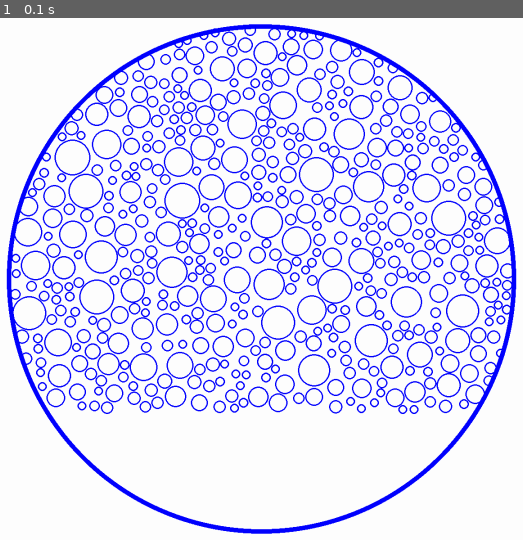
Above: before the commit, frame 1.
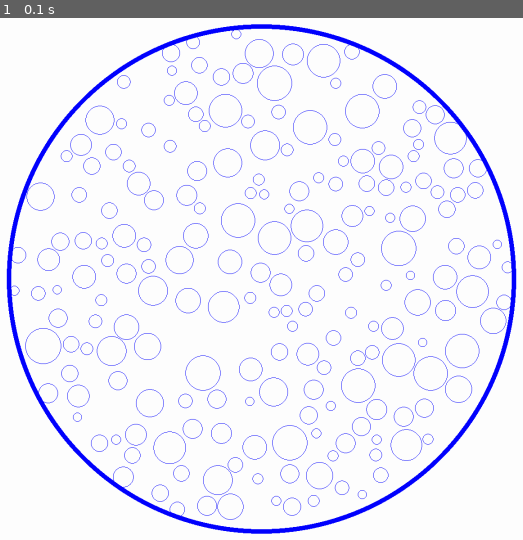
Above: after the commit, the same moment.

Repository: Archanciel/Learning_Pygame
Game: pygame game, started from bouncing_ball_imperfect_collide/pygame_for_physics.py
Two runs of this game, one before a commit and one after it. Both use one fixed random seed, a clock stepped at 60 frames per second and the inputs below.
Inputs:
- Up to frame 1 (0.1 s): no input

The runs differ from the first frame. In frame 1, 20% of the frame differs, in the area x 2-98%, y 1-97%.

Commit message:
bug fix due tobd use of screen.get_size

Diff:
--- a/bouncing_ball_imperfect_collide/particle.py
+++ b/bouncing_ball_imperfect_collide/particle.py
@@ -1,4 +1,5 @@
 import pygame
+import os
 
 class Particle:
     def __init__(self, screen, x, y, radius):
@@ -7,7 +8,10 @@
         self.y = y
         self.radius = radius
         self.colour = (0, 0, 255)
-        self.thickness = 3
+        self.thickness = 1
 
     def display(self):
-        pygame.draw.circle(self.screen, self.colour, (self.x, self.y), self.radius, self.thickness)
+        if os.name == 'posix':
+            pygame.draw.circle(self.screen, self.colour, (self.x, self.y), self.radius, self.thickness)
+        else:
+            pygame.draw.circle(self.screen, self.colour, (round(self.x), round(self.y)), self.radius, self.thickness)
--- a/bouncing_ball_imperfect_collide/pygame_for_physics.py
+++ b/bouncing_ball_imperfect_collide/pygame_for_physics.py
@@ -1,24 +1,22 @@
 import pygame
 import math
 import random
+import os
 from particle import Particle
 
-PN = 500
-DIST_MIN = 0
+PN = 200
+DIST_MIN = 1
 
 def randomParticleParm():
 	radius = random.randint(10,40)
-	pos_x = random.randint(radius, w - radius)
-	pos_y = random.randint(radius, h - radius)
+	pos_x = random.randint(radius, w)
+	pos_y = random.randint(radius, h)
 
 	return (radius, pos_x, pos_y)
 
 
 def outsideCircle(circleX, circleY, radius, x, y):
-	if y < circleY:
-		return math.hypot(circleX - x, circleY - y) > circleR - radius - DIST_MIN
-	else:
-		return math.hypot(circleX - x, y - circleY) > circleR - radius - DIST_MIN
+	return math.hypot(circleX - x, circleY - y) > circleR - radius - DIST_MIN
 
 def overlap(my_particles, radius, x, y):
 	# Returns True if a new particle with values radius, x, y would
@@ -30,15 +28,34 @@
 	return False
 
 background_colour = (255,255,255)
-(width, height) = (1300, 2000)
-screen = pygame.display.set_mode((width, height), pygame.FULLSCREEN)
+if os.name == 'posix':
+	(width, height) = (1300, 2000)
+else:
+	(width, height) = (800, 1000)
+
+if os.name == 'posix':
+	screen = pygame.display.set_mode((width, height), pygame.FULLSCREEN)
+else:
+	os.environ['SDL_VIDEO_WINDOW_POS'] = '100,15'
+	screen = pygame.display.set_mode((width, height))
+
 pygame.display.set_caption('Tutorial 1')
 screen.fill(background_colour)
-(h, w) = screen.get_size()
-circleX = h / 2
-circleY = w / 2
-circleR = (w / 3) - 100
-pygame.draw.circle(screen, (0, 0, 255), (circleX, circleY), circleR, 10)
+(w, h) = screen.get_size()
+
+if os.name == 'posix':
+	circleX = w / 2
+	circleY = h / 2
+	circleR = (h / 3) - 100
+else:
+	circleX = w / 2
+	circleY = w / 2
+	circleR = (h / 2) - 105
+
+if os.name == 'posix':
+	pygame.draw.circle(screen, (0, 0, 255), (circleX, circleY), circleR, 10)
+else:
+	pygame.draw.circle(screen, (0, 0, 255), (round(circleX), round(circleY)), round(circleR), 1)
 
 my_particles = []
 
@@ -46,8 +63,7 @@
 radius, pos_x, pos_y = randomParticleParm()
 
 for i in range(PN):
-	while outsideCircle(circleX, circleY, radius, pos_x, pos_y) \
-		or overlap(my_particles, radius, pos_x, pos_y):
+	while outsideCircle(circleX, circleY, radius, pos_x, pos_y) or overlap(my_particles, radius, pos_x, pos_y):
 		radius, pos_x, pos_y = randomParticleParm()
 
 	p = Particle(screen, pos_x, pos_y, radius)
@@ -62,8 +78,8 @@
 running = True
 
 while running:
-  for event in pygame.event.get():
-    if event.type == pygame.QUIT:
-      running = False
+	for event in pygame.event.get():
+		if event.type == pygame.QUIT:
+			running = False
 
 pygame.quit()
